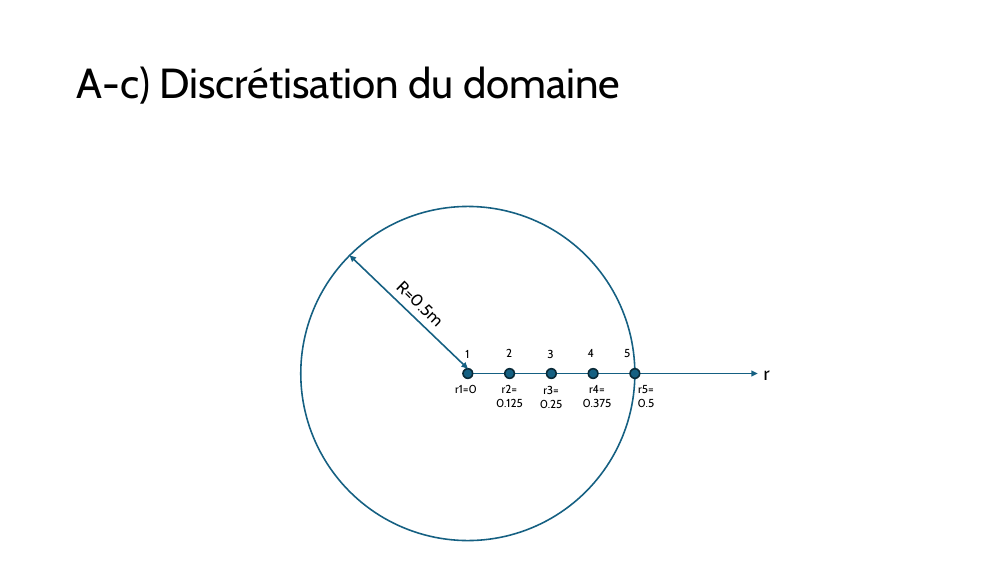
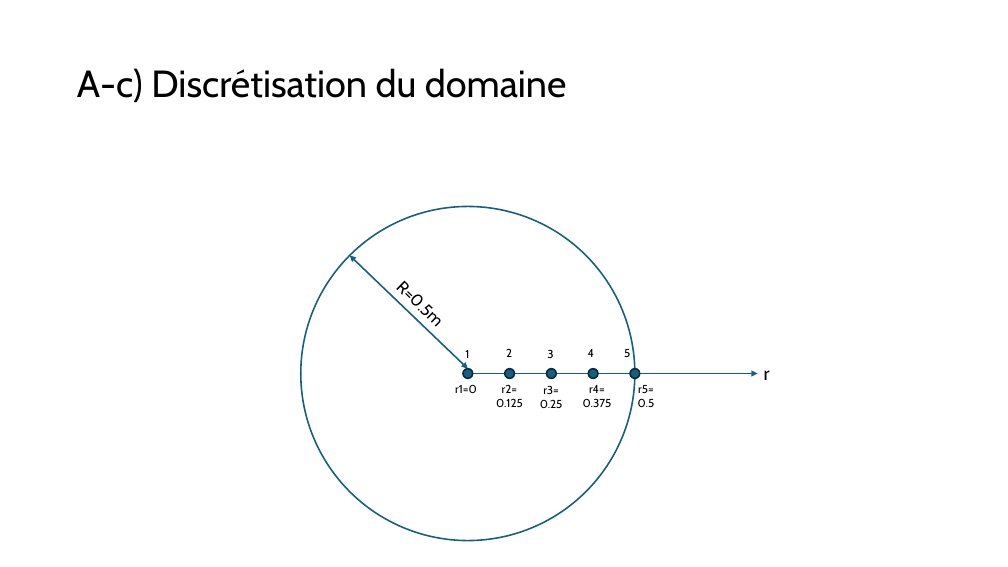
Before and after one commit to mehdibendaya/MEC8211-DEV1, a slide deck: slide 4 of Devoir_1.pptx. Drawn at 1008x567 pixels with LibreOffice and Linux fonts; fonts in the diff are those of the drawing; grey boxes stand for pictures. Boxes give left, top, right and bottom in pixels: in the first picture for what was removed or moved away, otherwise in the second. Text is boxed around its words. In the diff, an @@ line names an element or a change of style, - is before the commit and + after.

```diff
--- a/Devoir_1.pptx
+++ b/Devoir_1.pptx
@@ title "A-c) Discrétisation du domaine" at (77,68,567,102): size 40 to 36 pt @@
```
Also in this commit, not shown: 15 other slides changed, 2 slides added, 7 slides removed.
